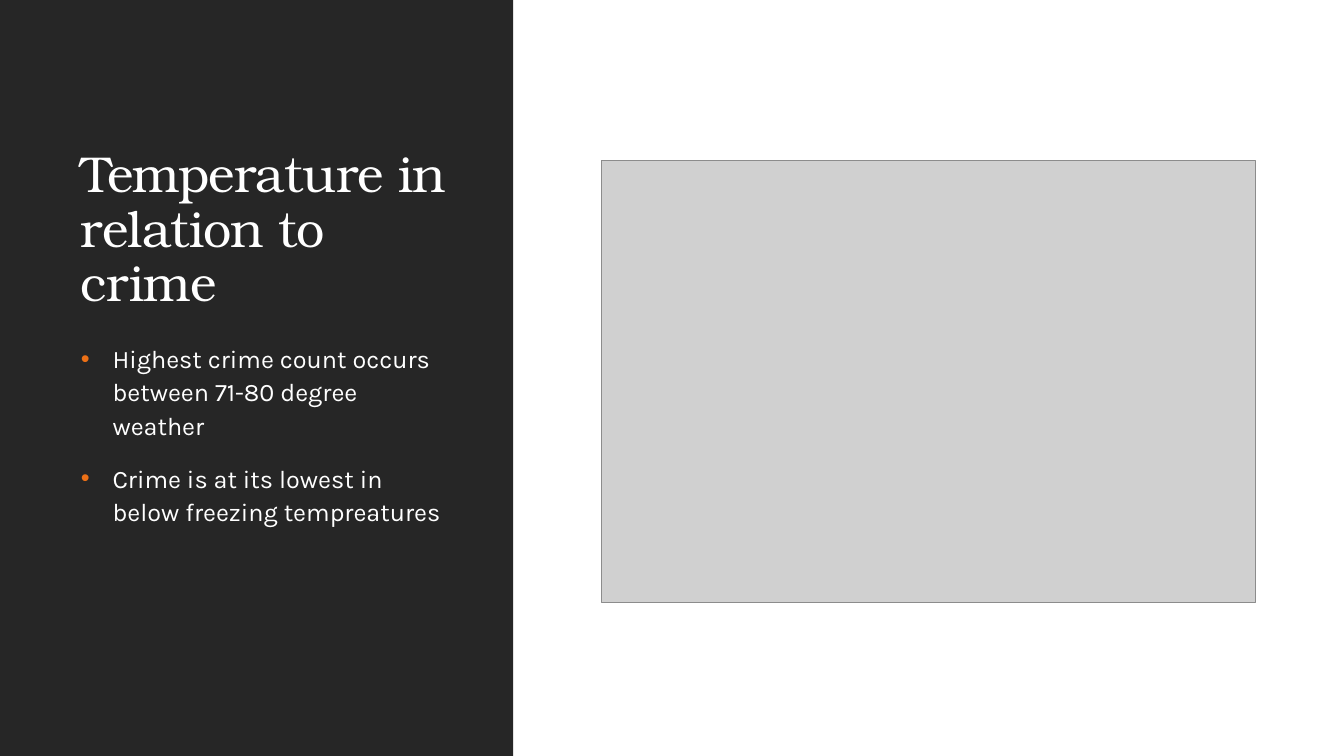
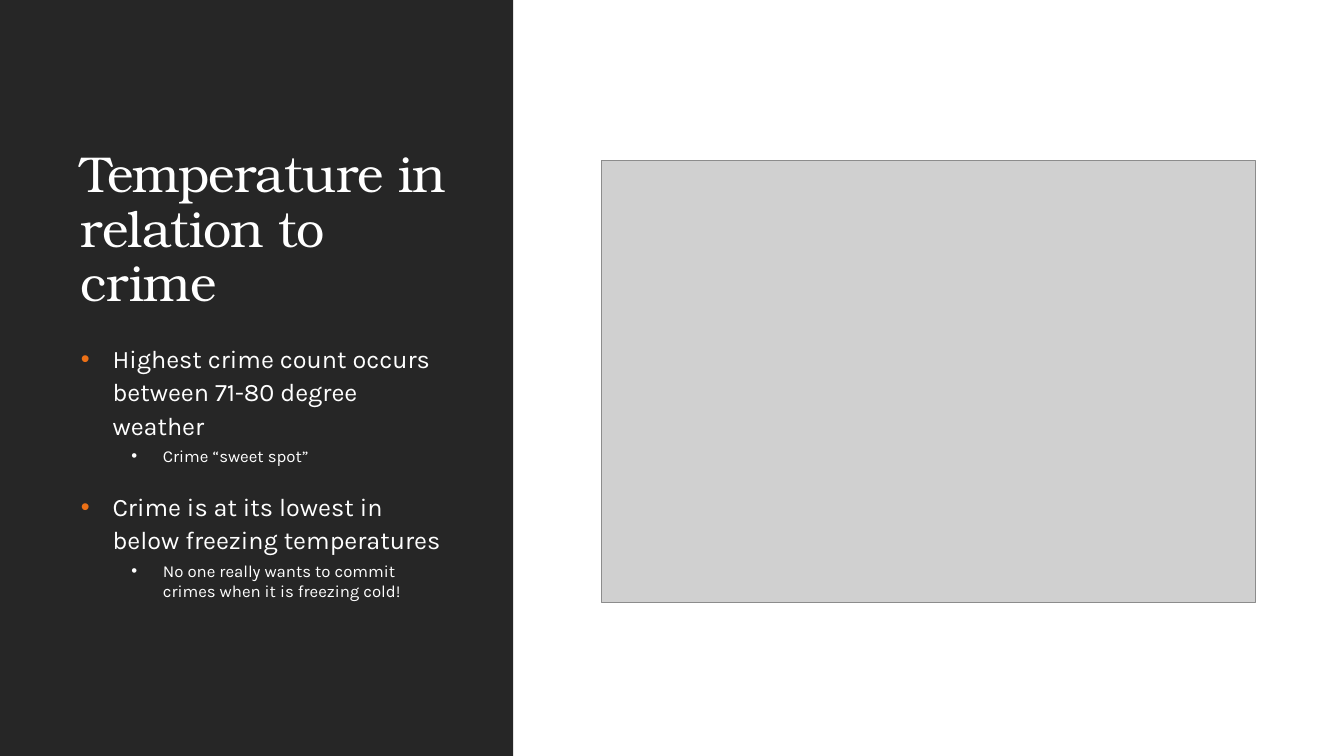
Before and after one commit to elqban753/ATL-weather-and-Crime, a slide deck: slide 7 of Crime Rate in relation to Weather in Atlanta.pptx. Drawn at 1344x756 pixels with LibreOffice and Linux fonts; fonts in the diff are those of the drawing; grey boxes stand for pictures. Boxes give left, top, right and bottom in pixels: in the first picture for what was removed or moved away, otherwise in the second. Text is boxed around its words. In the diff, an @@ line names an element or a change of style, - is before the commit and + after.

```diff
--- a/Crime Rate in relation to Weather in Atlanta.pptx
+++ b/Crime Rate in relation to Weather in Atlanta.pptx
@@ text at [113, 450, 441, 601]: text changed; size 18 to 12 pt @@
-• Crime is at its lowest in below freezing tempreatures
+  • Crime “sweet spot”
+• Crime is at its lowest in below freezing temperatures
+  • No one really wants to commit crimes when it is freezing cold!
```
Also in this commit, not shown: 9 other slides changed, 2 slides added, 1 slide removed, 1 other file.
